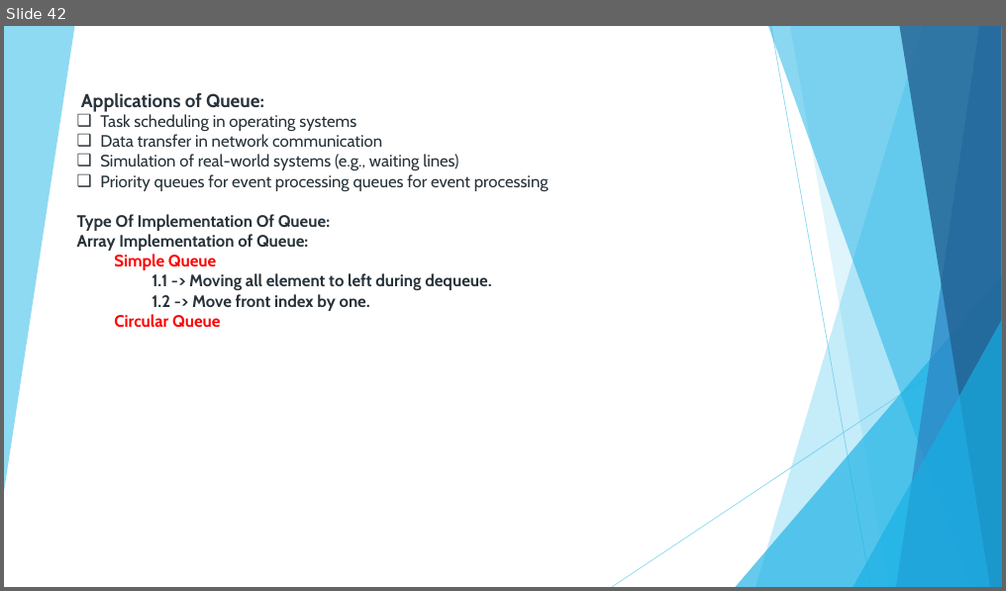
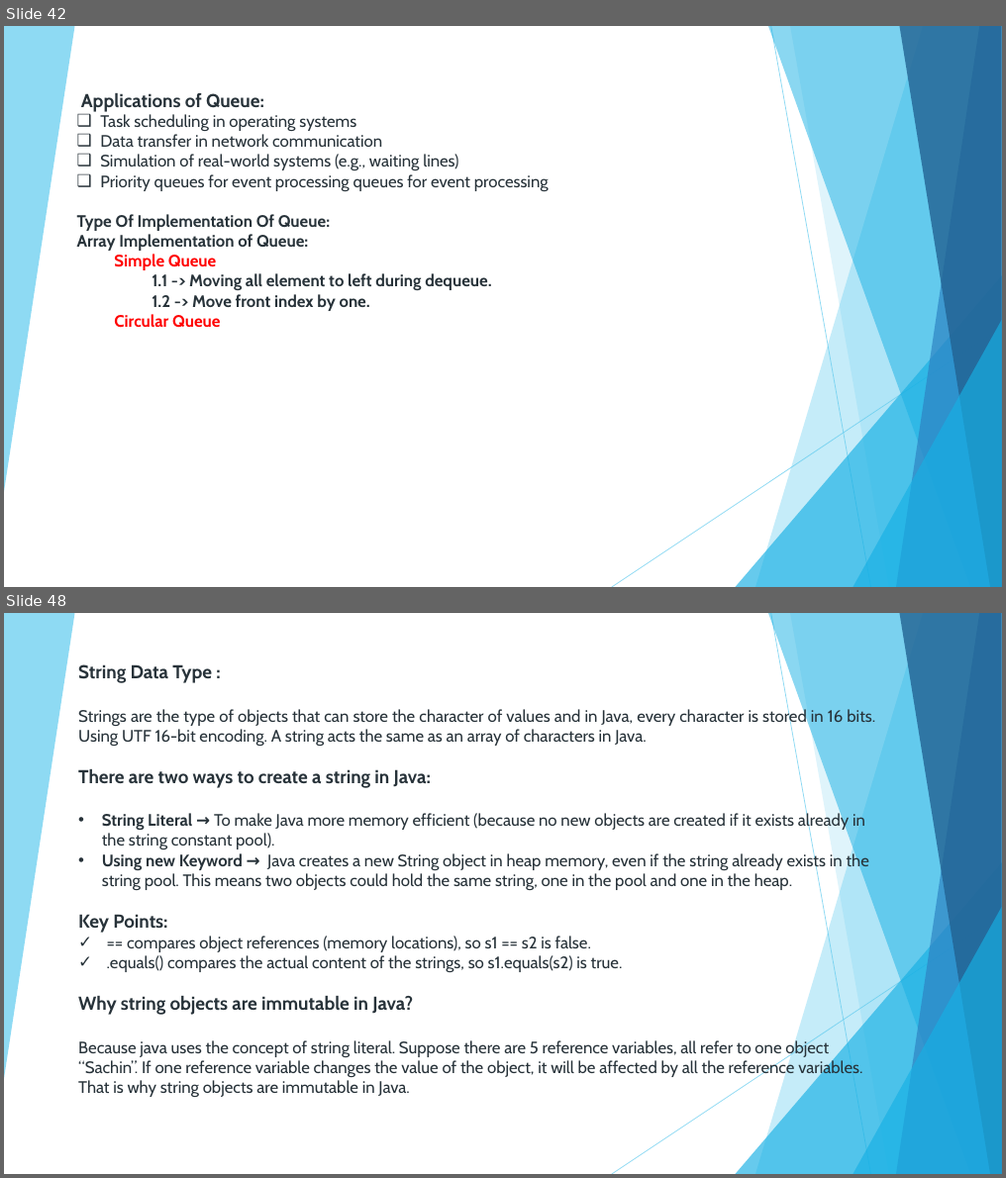
Before and after one commit to nandhakumargit/dsa, a slide deck: Notes/Data Structure and Algorithms.pptx. Shown one above the other, each under a label of ours: slide 42 before the commit, slides 42 and 48 after it; the slides between them are not shown. The pictures are 1006x591 and 1006x1178 pixels, drawn with LibreOffice and Linux fonts; fonts in the diff are those of the drawing. Boxes give left, top, right and bottom in pixels: in the first picture for what was removed or moved away, otherwise in the second. Text is boxed around its words. In the diff, an @@ line names an element or a change of style, - is before the commit and + after.

```diff
--- a/Notes/Data Structure and Algorithms.pptx
+++ b/Notes/Data Structure and Algorithms.pptx
@@ slide 48 added at [4, 613, 1002, 1174], background #FFFFFF; not listed: 10 template elements that a slide beside it also shows @@
@@ text added at [78, 664, 875, 1097], 16 pt, text #273239 @@
+String Data Type :
+Strings are the type of objects that can store the character of values and in Java, every character is stored in 16 bits. Using UTF 16-bit encoding. A string acts the same as an array of characters in Java.
+There are two ways to create a string in Java:
+• String Literal → To make Java more memory efficient (because no new objects are created if it exists already in the string constant pool).
+• Using new Keyword → Java creates a new String object in heap memory, even if the string already exists in the string pool. This means two objects could hold the same string, one in the pool and one in the heap.
+Key Points:
+✓ == compares object references (memory locations), so s1 == s2 is false.
+✓ .equals() compares the actual content of the strings, so s1.equals(s2) is true.
+Why string objects are immutable in Java?
+Because java uses the concept of string literal. Suppose there are 5 reference variables, all refer to one object “Sachin”. If one reference variable changes the value of the object, it will be affected by all the reference variables. That is why string objects are immutable in Java.
```
Also in this commit, not shown: 10 other slides added, 18 other files.
